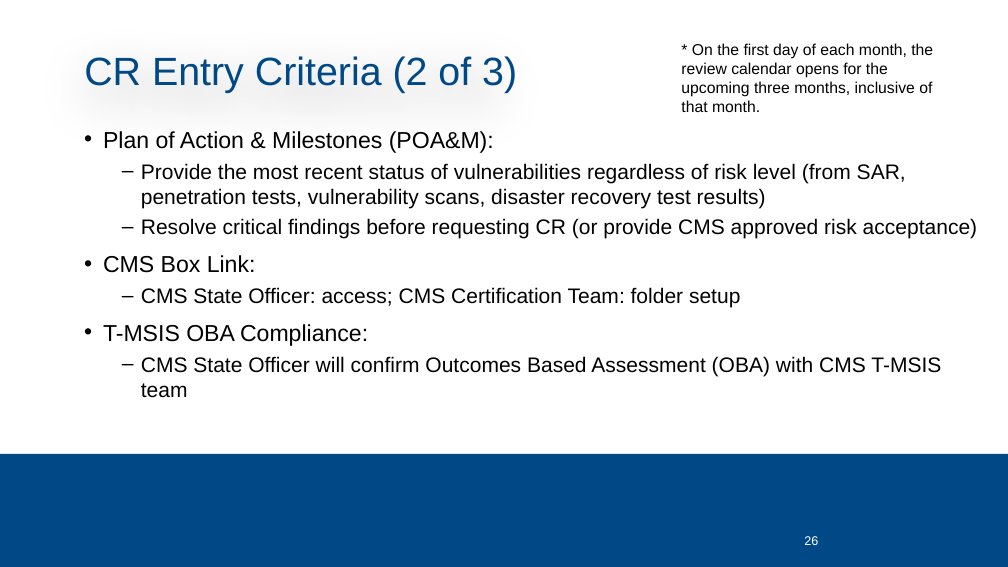
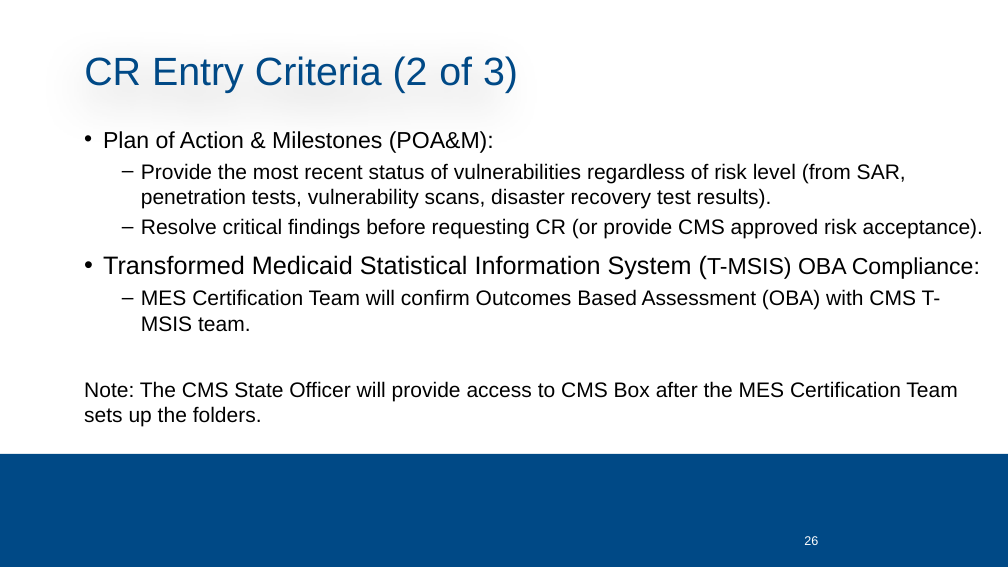
Before and after one commit to CMSgov/CMCS-DSG-DSS-Certification-Staging, a slide deck: slide 26 of SMC Kickoff Deck.pptx. Drawn at 1008x567 pixels with LibreOffice and Linux fonts; fonts in the diff are those of the drawing; background and template pictures are left out. Boxes give left, top, right and bottom in pixels: in the first picture for what was removed or moved away, otherwise in the second. Text is boxed around its words. In the diff, an @@ line names an element or a change of style, - is before the commit and + after.

```diff
--- a/SMC Kickoff Deck.pptx
+++ b/SMC Kickoff Deck.pptx
@@ text removed at [681, 43, 933, 112] @@
-* On the first day of each month, the review calendar opens for the upcoming three months, inclusive of that month.
@@ text at [84, 163, 983, 426]: text changed @@
-  – Provide the most recent status of vulnerabilities regardless of risk level (from SAR, penetration tests, vulnerability scans, disaster recovery test results)
-  – Resolve critical findings before requesting CR (or provide CMS approved risk acceptance)
-• CMS Box Link:
-  – CMS State Officer: access; CMS Certification Team: folder setup
-• T-MSIS OBA Compliance:
-  – CMS State Officer will confirm Outcomes Based Assessment (OBA) with CMS T-MSIS team
+  – Provide the most recent status of vulnerabilities regardless of risk level (from SAR, penetration tests, vulnerability scans, disaster recovery test results).
+  – Resolve critical findings before requesting CR (or provide CMS approved risk acceptance).
+• Transformed Medicaid Statistical Information System (T-MSIS) OBA Compliance:
+  – MES Certification Team will confirm Outcomes Based Assessment (OBA) with CMS T-MSIS team.
+Note: The CMS State Officer will provide access to CMS Box after the MES Certification Team sets up the folders.
```
Also in this commit, not shown: 25 other slides changed, 2 slides added, 3 slides removed.
